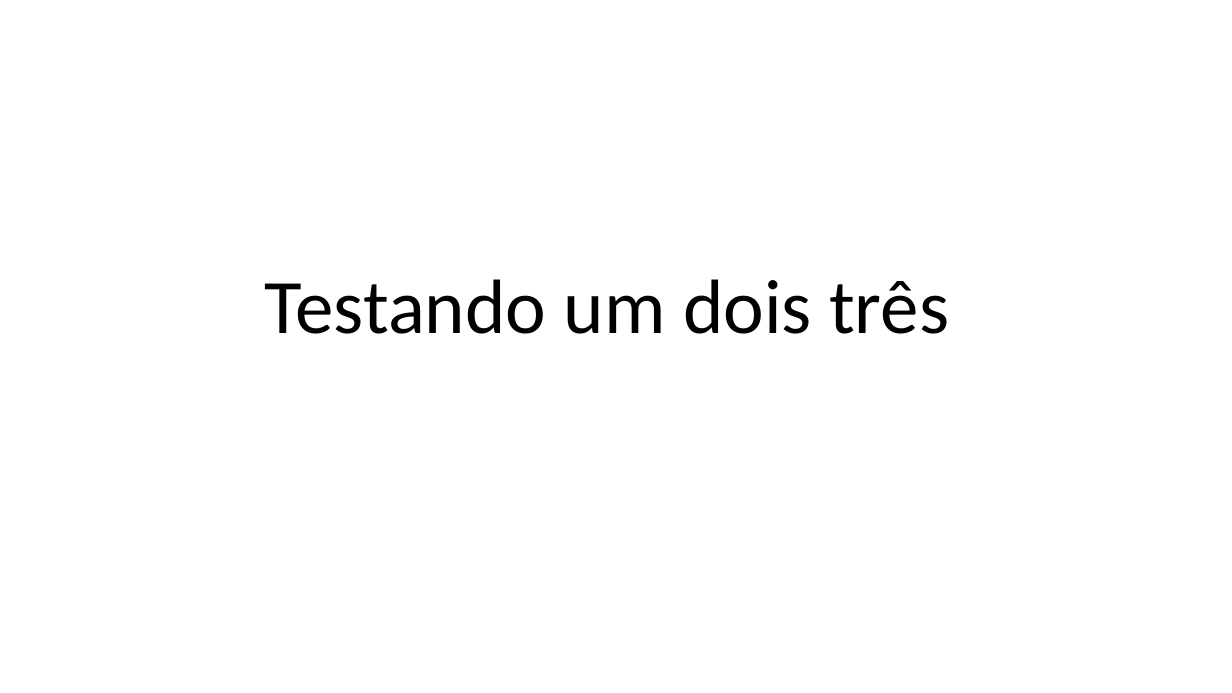
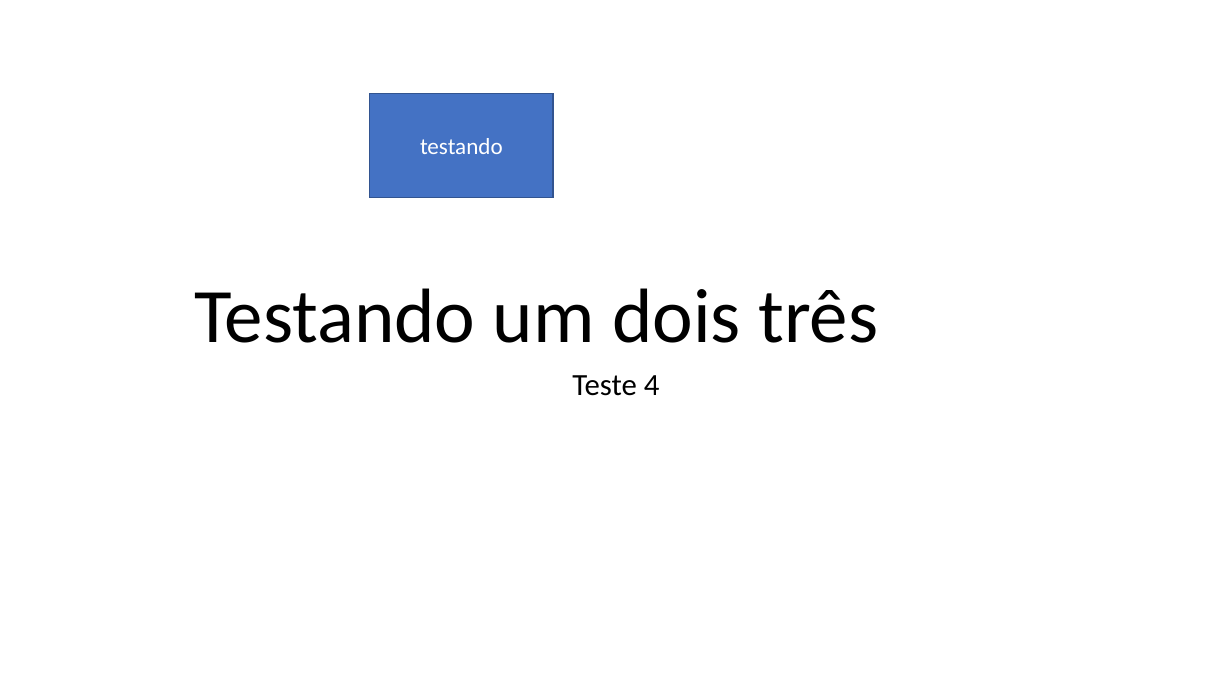
Before and after one commit to joao101021/1TSCG-EXEMPLOgit-2024, a slide deck: slide 1 of PastaDocumentosProjeto/Testando um dois três.pptx. Drawn at 1232x693 pixels with LibreOffice and Linux fonts; fonts in the diff are those of the drawing. Boxes give left, top, right and bottom in pixels: in the first picture for what was removed or moved away, otherwise in the second. Text is boxed around its words. In the diff, an @@ line names an element or a change of style, - is before the commit and + after.

Commit message:
Indusão
Testando tabela no modelo ralacional

```diff
--- a/PastaDocumentosProjeto/Testando um dois três.pptx
+++ b/PastaDocumentosProjeto/Testando um dois três.pptx
@@ rectangle added at (370, 93, 554, 197), fill #4472C4, outline #325491 1 pt, 18 pt, text #FFFFFF @@
+testando
@@ title "Testando um dois três": place and size @@
-title "Testando um dois três" at (265, 279, 949, 334)
+title "Testando um dois três" at (194, 288, 878, 343)
@@ subtitle added at (572, 375, 660, 396), 24 pt, text #000000 @@
+Teste 4
```
